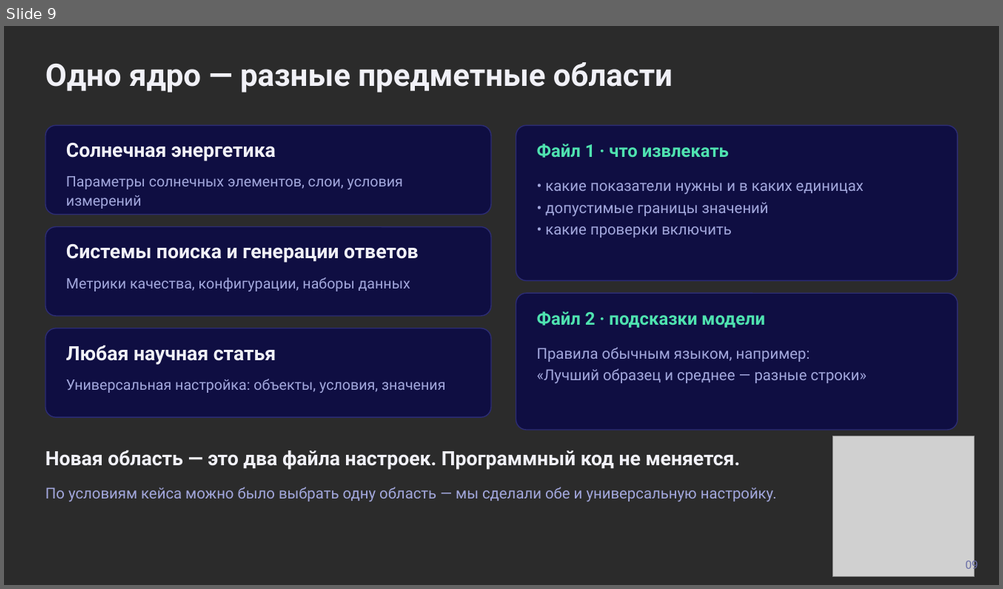
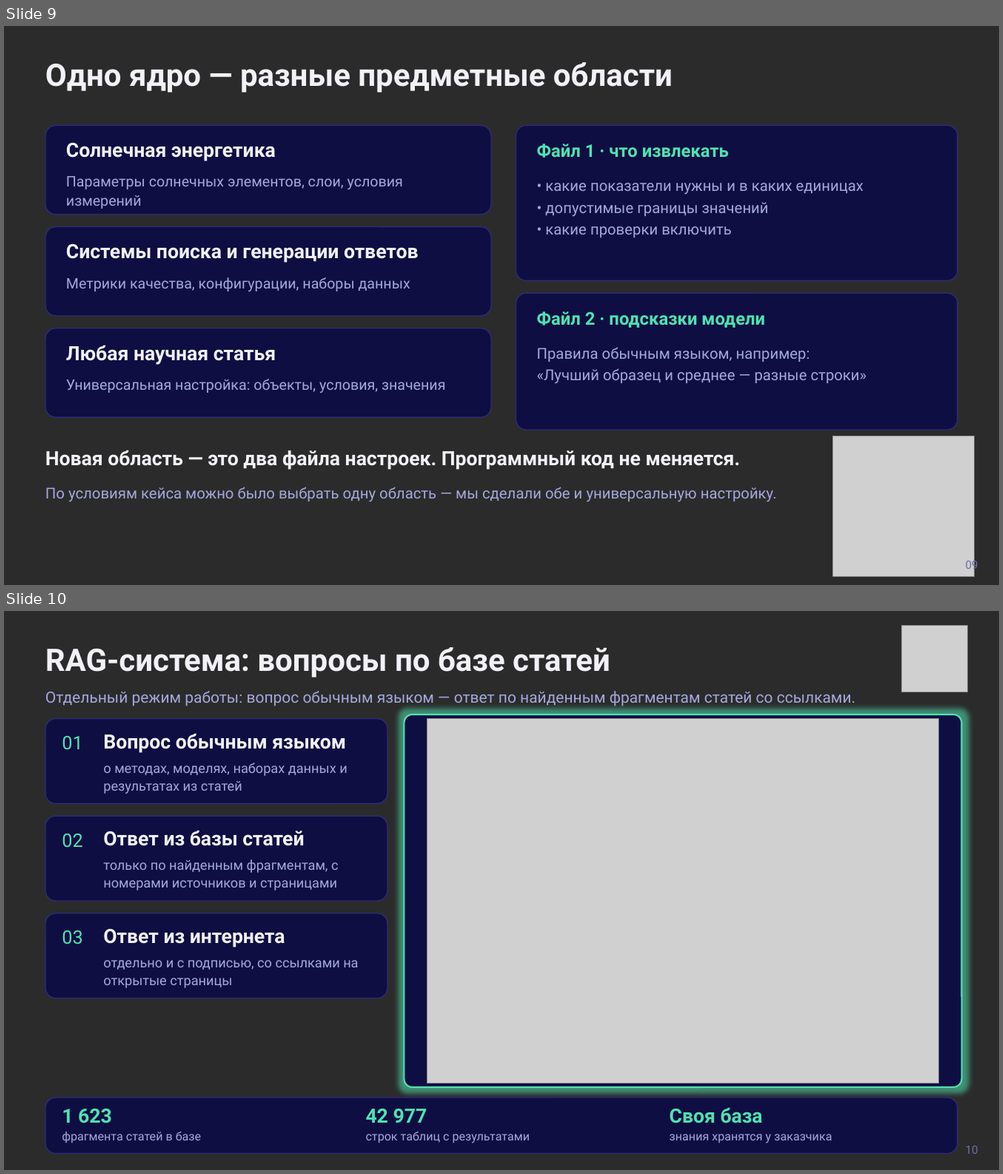
Before and after one commit to TawerkaQQ/cybergarden_xx_vinity, a slide deck: presentation/presentation.pptx. Shown one above the other, each under a label of ours: slide 9 before the commit, slides 9 and 10 after it. The pictures are 1003x589 and 1003x1174 pixels, drawn with LibreOffice and Linux fonts; fonts in the diff are those of the drawing; grey boxes stand for pictures; background and template pictures are left out; a plain dark background stands for a picture behind light text. Boxes give left, top, right and bottom in pixels: in the first picture for what was removed or moved away, otherwise in the second. Text is boxed around its words. In the diff, an @@ line names an element or a change of style, - is before the commit and + after.

Commit message:
Обновить презентацию: RAG-система, технологии, скриншоты интерфейса вместо гифок

```diff
--- a/presentation/presentation.pptx
+++ b/presentation/presentation.pptx
@@ slide 10 added at bbox=[4, 611, 999, 1170], background picture (left out) @@
@@ picture added at bbox=[902, 625, 968, 692] @@
@@ text added at bbox=[45, 647, 610, 678], 30 pt, text #F1F1F7, bold @@
+RAG-система: вопросы по базе статей
@@ text added at bbox=[45, 691, 855, 706], 15 pt, text #A3A8DD @@
+Отдельный режим работы: вопрос обычным языком — ответ по найденным фрагментам статей со ссылками.
@@ rounded rectangle added at bbox=[404, 715, 962, 1088], fill #0F0E42, outline #4FE3B0 1.5 pt @@
@@ picture added at bbox=[427, 718, 939, 1083] @@
@@ group added at bbox=[45, 718, 387, 803]: 3 texts, 1 rounded rectangle @@
+01
+Вопрос обычным языком
+о методах, моделях, наборах данных и результатах из статей
@@ group added at bbox=[45, 816, 387, 901]: 3 texts, 1 rounded rectangle @@
+02
+Ответ из базы статей
+только по найденным фрагментам, с номерами источников и страницами
@@ group added at bbox=[45, 914, 387, 999]: 3 texts, 1 rounded rectangle @@
+03
+Ответ из интернета
+отдельно и с подписью, со ссылками на открытые страницы
@@ group added at bbox=[45, 1098, 958, 1154]: 6 texts, 1 rounded rectangle @@
+1 623
+фрагмента статей в базе
+42 977
+строк таблиц с результатами
+Своя база
+знания хранятся у заказчика
@@ text added at bbox=[965, 1146, 978, 1154], 11 pt, text #6A6FA8 @@
+10
```
Also in this commit, not shown: 6 slides changed, 1 other slide added, 2 slides removed.
